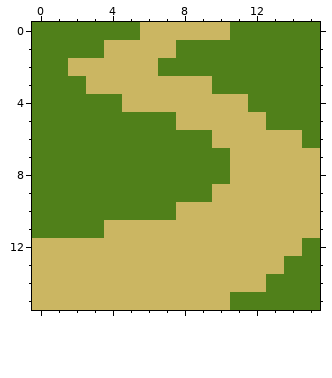
Pixel-art sprite -- extension/icon/icon-48.png. That is the earlier state.
The file is 48x48 pixels, drawn in blocks of 3x3; one block is one cell here.
The same view after the edit:
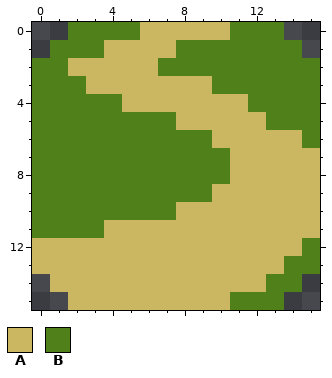
Palette (. is transparent): A #cbb662  B #50801a
Changes in this commit:
y 0: x 0..1 BB -> ..; x 14..15 BB -> ..
y 1: x 0 B -> .; x 15 B -> .
y 14: x 0 A -> .; x 15 B -> .
y 15: x 0..1 AA -> ..; x 14..15 BB -> ..
Boxes around the changes in both pictures, in picture pixels (x1, y1, x2, y2):
erased: (32, 22, 68, 58)
erased: (284, 22, 320, 58)
erased: (32, 274, 68, 310)
erased: (284, 274, 320, 310)
